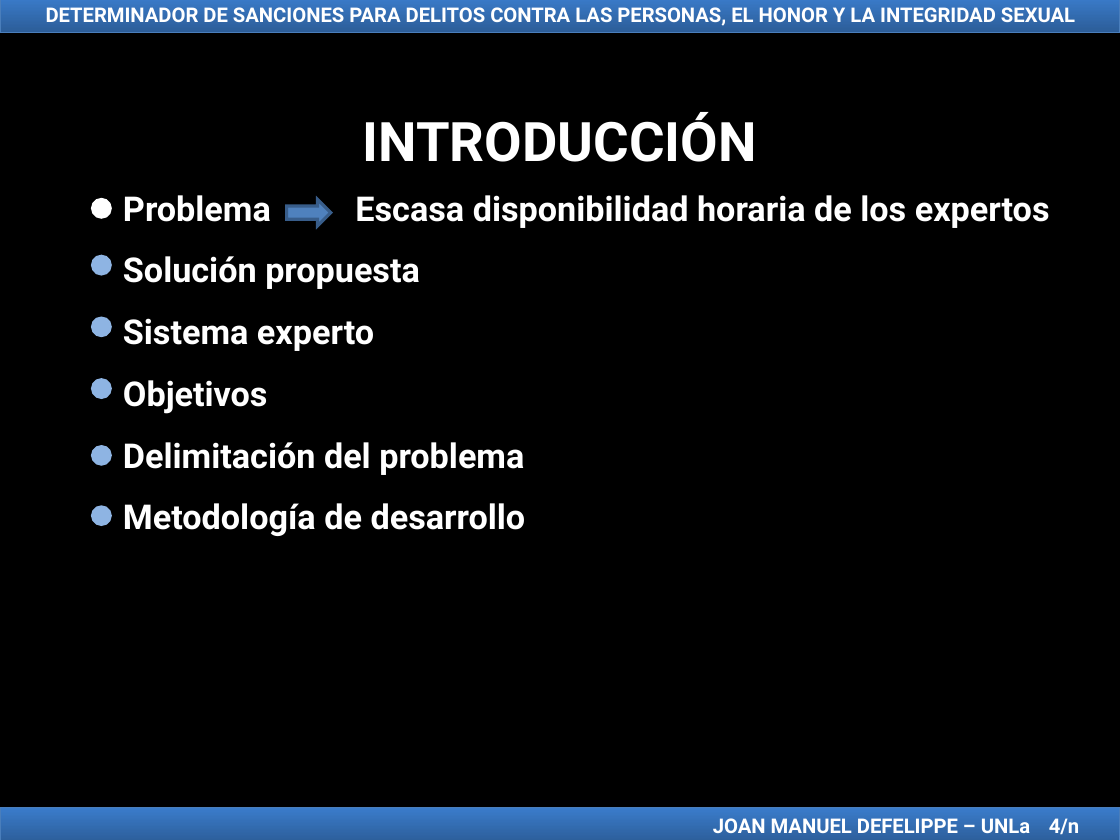
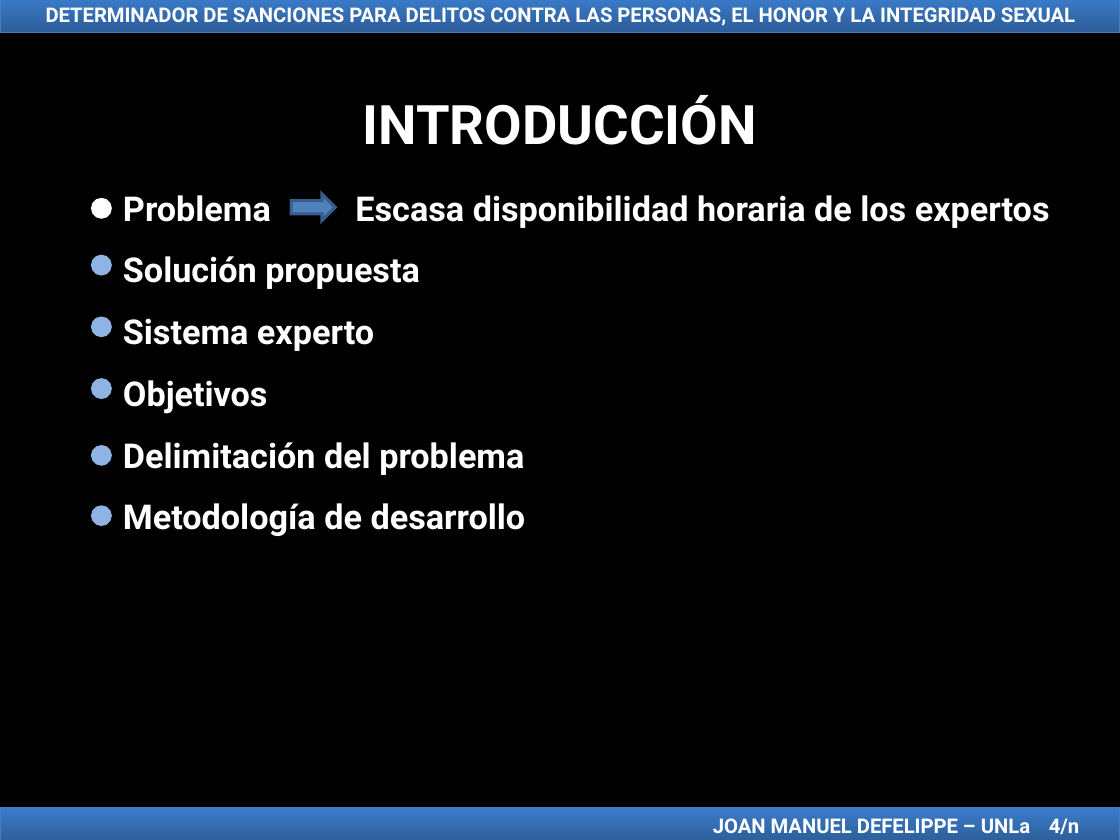
Before and after one commit to jmdefelippe/TFI_LicenciaturaEnSistemas, a slide deck: slide 4 of TFI Presentación Joan Manuel Defelippe.ppt. Drawn at 1120x840 pixels with LibreOffice and Linux fonts; fonts in the diff are those of the drawing. Boxes give left, top, right and bottom in pixels: in the first picture for what was removed or moved away, otherwise in the second. Text is boxed around its words. In the diff, an @@ line names an element or a change of style, - is before the commit and + after.

```diff
--- a/TFI Presentación Joan Manuel Defelippe.ppt
+++ b/TFI Presentación Joan Manuel Defelippe.ppt
@@ text "INTRODUCCIÓN": place and size @@
-text "INTRODUCCIÓN" at [363,112,757,162]
+text "INTRODUCCIÓN" at [363,95,757,145]
@@ right arrow: place and size @@
-right arrow at [287,199,330,226]
+right arrow at [291,194,335,221]
```
Also in this commit, not shown: 14 other slides changed, 30 slides added.
